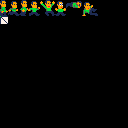
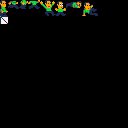
The second 128x128 image is a revision of the first. Changes to its layers:
painted on "Background copy" over <box>8,0,40,16</box>
